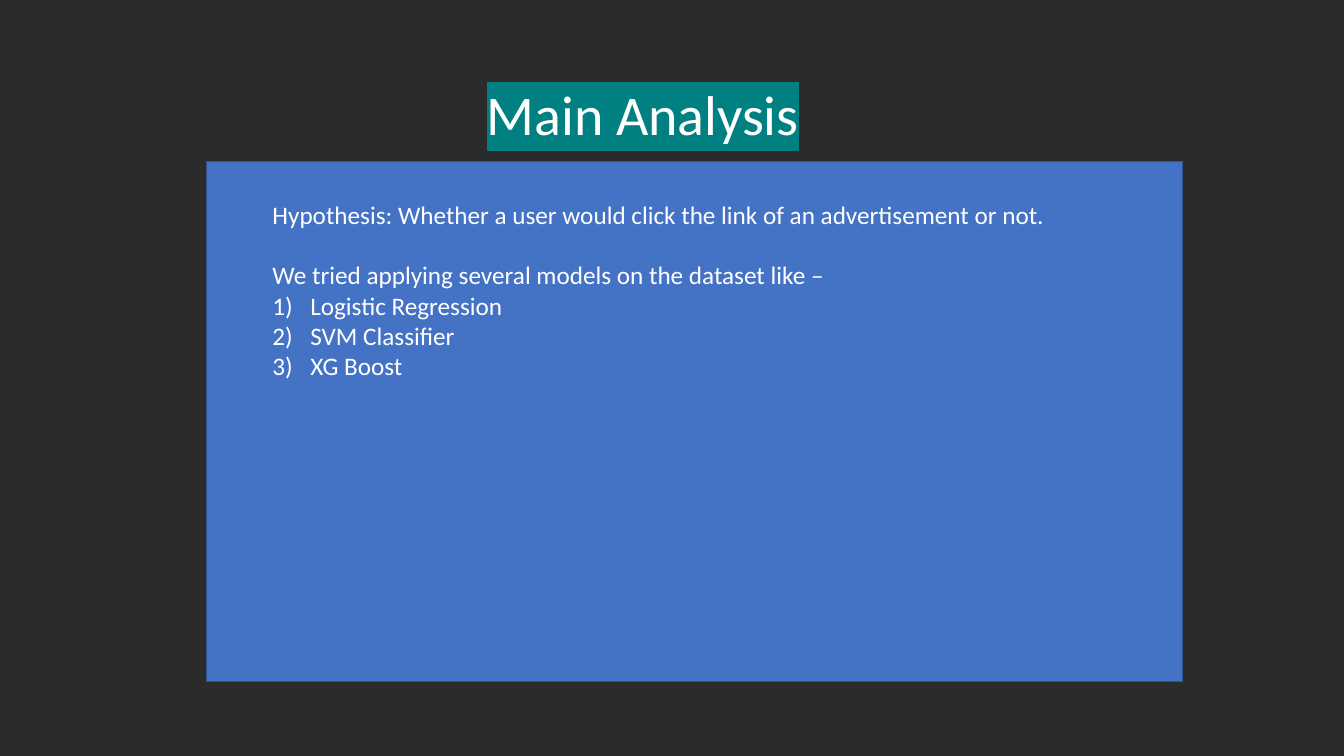
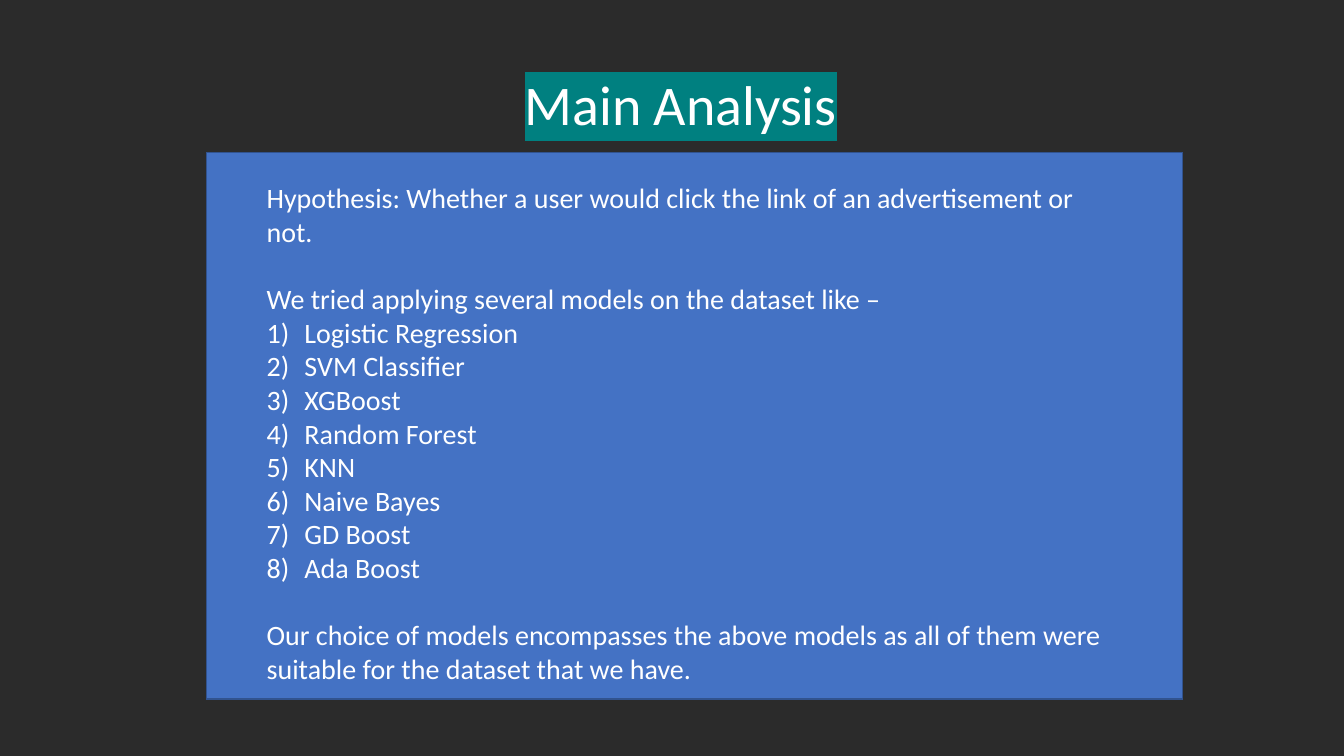
Before and after one commit to Somonnoy44/DSCI-project, a slide deck: slide 5 of DSCI Project Presentation Team 1 - Criteo Click Log Dataset.pptx (slide 4 before the commit). Drawn at 1344x756 pixels with LibreOffice and Linux fonts; fonts in the diff are those of the drawing; background and template pictures are left out; a plain dark background stands for a picture behind light text. Boxes give left, top, right and bottom in pixels: in the first picture for what was removed or moved away, otherwise in the second. Text is boxed around its words. In the diff, an @@ line names an element or a change of style, - is before the commit and + after.

Commit message:
Updated DSCI Project Presentation
Updated DSCI Project Presentation Team 1 - Criteo Click Log Dataset

```diff
--- a/DSCI Project Presentation Team 1 - Criteo Click Log Dataset.pptx
+++ b/DSCI Project Presentation Team 1 - Criteo Click Log Dataset.pptx
@@ text "Main Analysis": place and size @@
-text "Main Analysis" at box(487, 96, 799, 144)
+text "Main Analysis" at box(525, 86, 837, 134)
@@ rectangle: place and size @@
-rectangle at box(207, 161, 1183, 682)
+rectangle at box(207, 152, 1183, 699)
@@ rectangle at box(207, 152, 1183, 699): outline #325491 1 pt to #31538F 1 pt @@
@@ text "Hypothesis: Whether a user would ...": place and size @@
-text "Hypothesis: Whether a user would ..." at box(272, 206, 1043, 375)
+text "Hypothesis: Whether a user would ..." at box(267, 188, 1100, 679)
@@ text at box(267, 188, 1073, 376): size 18 to 20 pt in "Hypothesis: Whether a user would click the ...", "We tried applying several models on the ...", "Logistic Regression", "SVM Classifier"; indent changed @@
@@ text at box(267, 392, 1100, 679): text changed; size 18 to 20 pt @@
-3) XG Boost
+3) XGBoost
+4) Random Forest
+5) KNN
+6) Naive Bayes
+7) GD Boost
+8) Ada Boost
+Our choice of models encompasses the above models as all of them were suitable for the dataset that we have.
```
Also in this commit, not shown: 2 other slides changed, 8 slides added, 1 slide removed.
